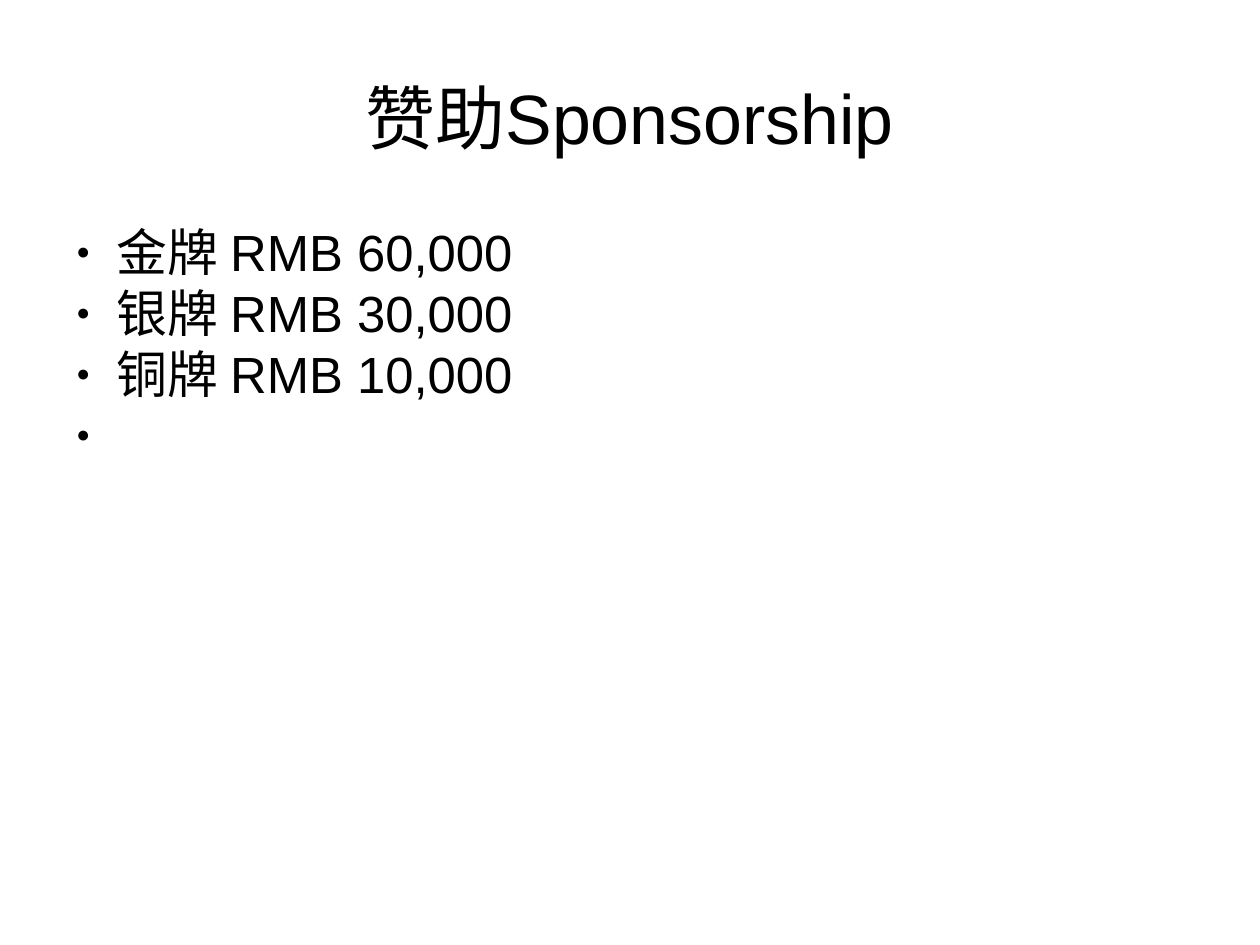
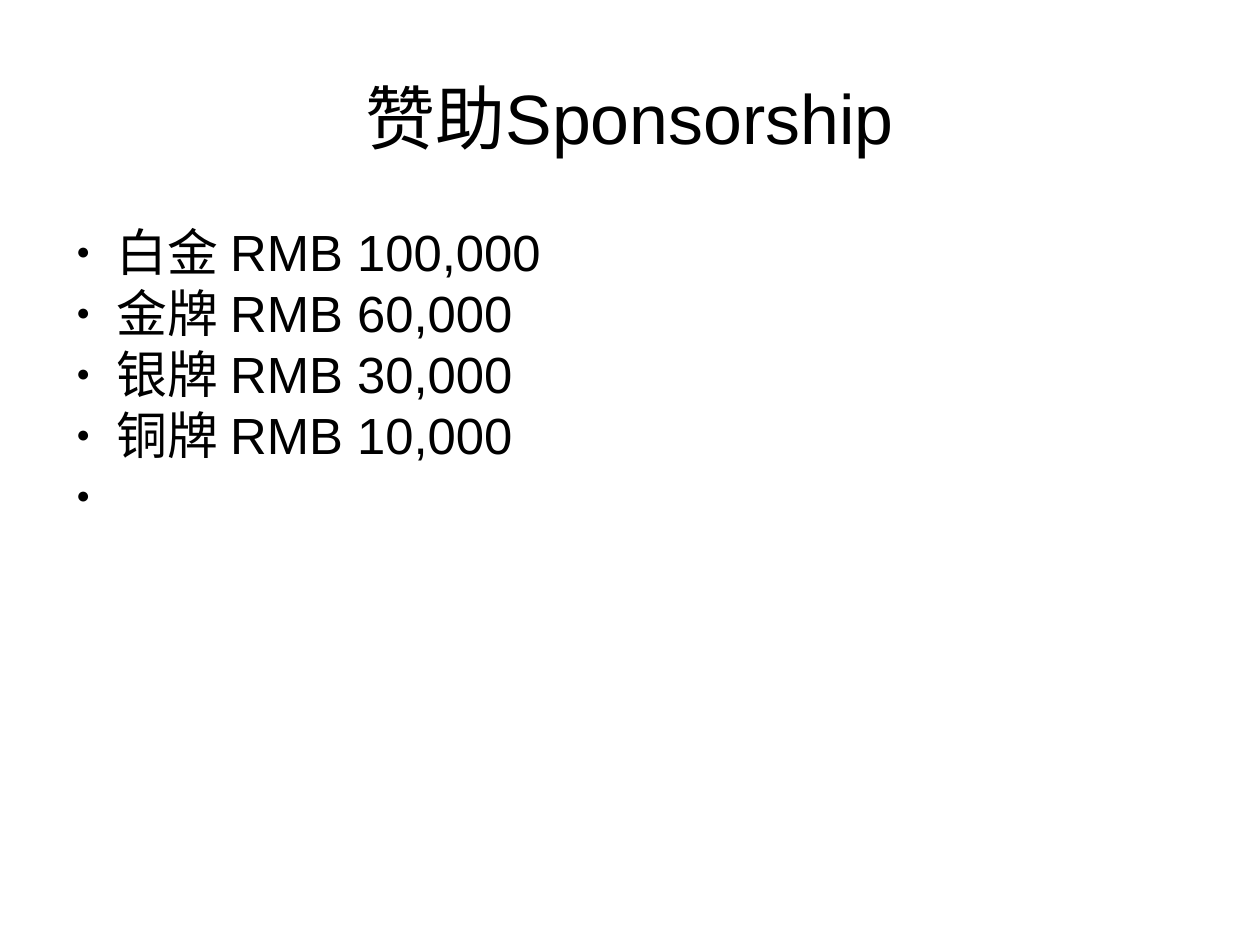
Before and after one commit to binli/coscon, a slide deck: slide 6 of 2016/coscon_proposal_2016.pptx (slide 5 before the commit). Drawn at 1260x945 pixels with LibreOffice and Linux fonts; fonts in the diff are those of the drawing; background and template pictures are left out. Boxes give left, top, right and bottom in pixels: in the first picture for what was removed or moved away, otherwise in the second. Text is boxed around its words. In the diff, an @@ line names an element or a change of style, - is before the commit and + after.

```diff
--- a/2016/coscon_proposal_2016.pptx
+++ b/2016/coscon_proposal_2016.pptx
@@ text at (117,228,541,278): paragraph added @@
+● 白金 RMB 100,000
```
Also in this commit, not shown: 3 other slides changed, 2 slides added, 1 other file.
